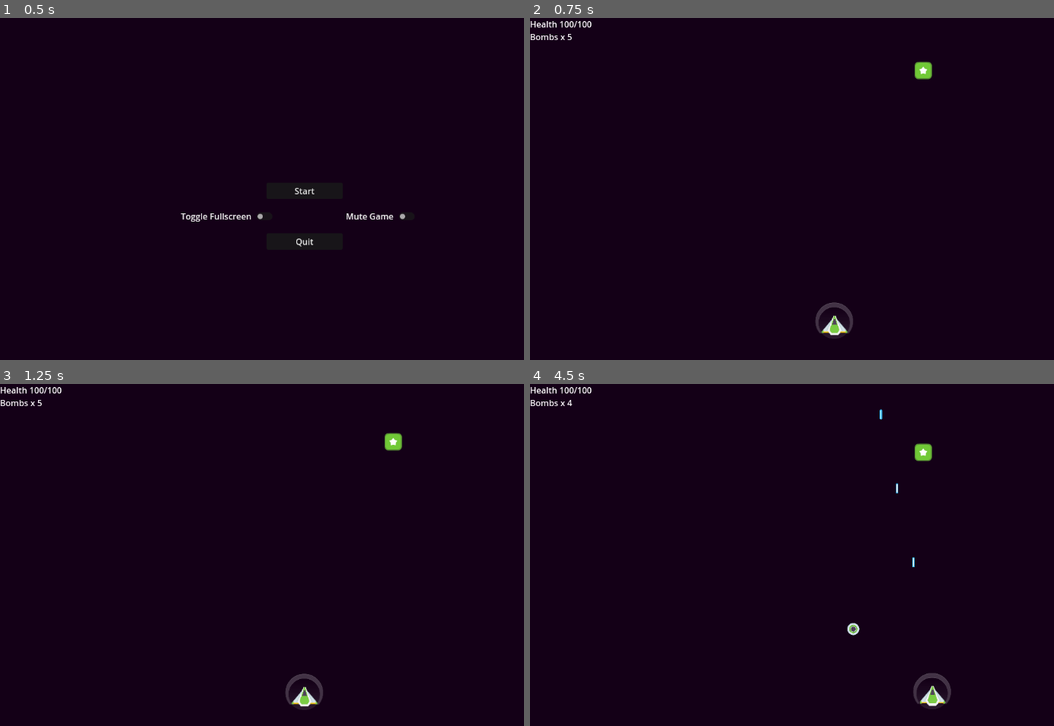
Above: before the commit, frames 1-4 (two rows, left to right).
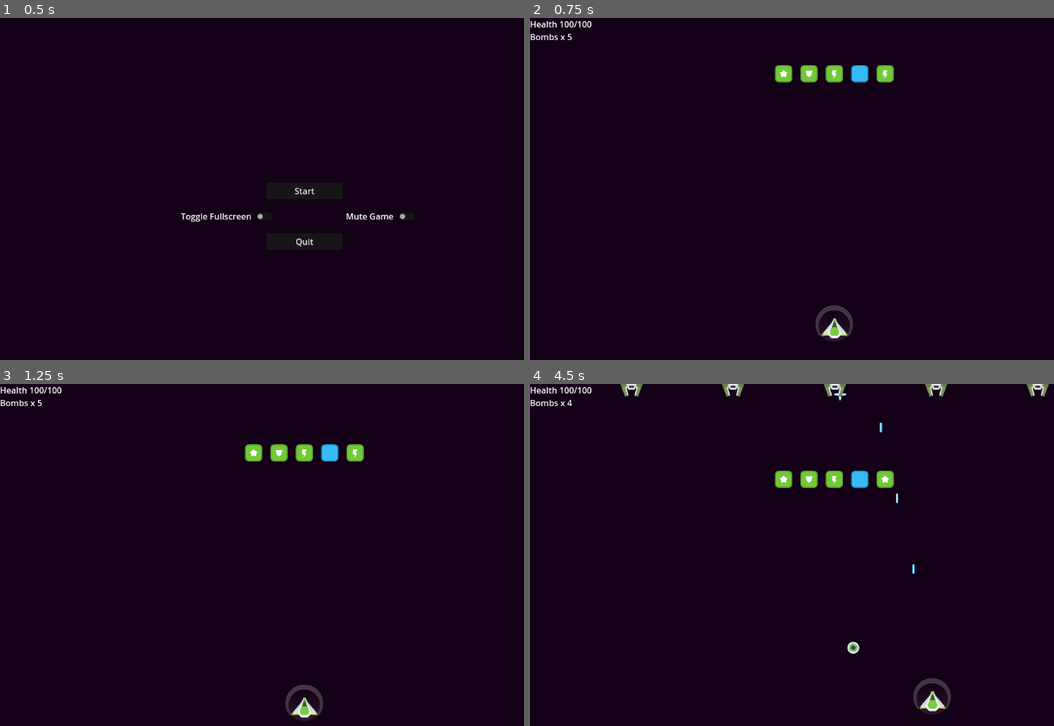
Above: after the commit, the same moments.

Repository: kezunetwitch/Discount-Destroyer
Game: Godot game, scene res://game.tscn
The game is run twice, just before and just after one commit, with the same random seed, the same clock (stepped at 60 frames per second) and the same inputs. Sound files missing from this copy of the repository are replaced by a short silence.
Inputs:
- Up to frame 1 (0.5 s): no input
- Up to frame 2 (0.75 s): click "Start" at 0.5 s
- Up to frame 3 (1.25 s): no input
- Up to frame 4 (4.5 s): hold Right (move_right) 1.28-2.03 s; hold Z (bomb) 1.28-2.03 s; tap 1 (shake) at 1.55, 2.1 s; hold Down (move_down) 2.03-2.75 s; tap Space (shoot) at 2.3 s; click "Start" at 2.75 s; hold Right (move_right) 3.53-4.28 s; hold Space (shoot) 3.53-4.28 s; tap Z (bomb) at 3.8, 4.35 s; hold Up (move_up) from 4.28 s (still down)

Frame 1 is identical in both runs. In frame 2, 1.3% of the frame differs, in the area x 46-77%, y 12-94%; in frame 3, 1.6%; in frame 4, 2.2%, in the area x 17-99%, y 0-96%.

Commit message:
Patches
Fixed Powerup Bugs (sometimes they don't work - this is intended)
Changed Camera Speed
Adjusted Durable Enemy
Made Level 1 less dense to adjust to camera speed
Fixed Level Completer

Diff:
--- a/camera.gd
+++ b/camera.gd
@@ -16,7 +16,7 @@
 
 # Called every frame. 'delta' is the elapsed time since the previous frame.
 func _process(delta: float) -> void:
-	position.y -= 20 * delta
+	position.y -= 50 * delta
 
 	if shake_strength > 0:
 		shake_strength = lerpf(shake_strength, 0, shakeFade * delta)
--- a/enemies/basic_enemy.gd
+++ b/enemies/basic_enemy.gd
@@ -9,7 +9,7 @@
 var on_screen : bool
 var can_shoot : bool
 
-var powerup_rate : int = 1
+var powerup_rate : int = 10
 
 @onready var enemy_bullet : PackedScene = preload("res://player/weapons/bullet.tscn")
 @onready var bullet_storage : Node = get_parent().get_parent().get_node("Bullets")
@@ -78,27 +78,26 @@
 func _on_pop_finished() -> void:
 	queue_free()
 
-
 func make_powerup(pos) -> void:
 	if randi_range(1, powerup_rate) == 1:
 		var p = powerup_instance.instantiate()
 		powerup_storage.add_child(p)
 		p.global_position = pos
+		p.select = randi_range(1,4)
 
 func die() -> void:
-
-	die_sound.play()
-	can_shoot = false
-	shoot_timer.stop()
-	sprite.visible = false
-	await get_tree().create_timer(.01).timeout
-	position.x = -100
-
-
+	if on_screen:
+		die_sound.play()
+		can_shoot = false
+		shoot_timer.stop()
+		sprite.visible = false
+		await get_tree().create_timer(.01).timeout
+		position.x = -100
 
 func shoot_bullet() -> void:
-	var b = enemy_bullet.instantiate()
-	bullet_storage.add_child(b)
-	b.global_position = muzzle.global_position
-	b.bullet_origin = "enemy"
-	b.sprite.play("enemy")
+	if on_screen == true:
+		var b = enemy_bullet.instantiate()
+		bullet_storage.add_child(b)
+		b.global_position = muzzle.global_position
+		b.bullet_origin = "enemy"
+		b.sprite.play("enemy")
--- a/enemies/durable_enemy.gd
+++ b/enemies/durable_enemy.gd
@@ -2,10 +2,10 @@
 
 
 func _ready() -> void:
-	speed  = 20
+	speed  = 10
 
 	health  = 200
-
+	powerup_rate = 3
 	enemy_bullet = preload("res://player/weapons/bullet.tscn")
 
 func _process(delta: float) -> void:
--- a/enemies/durable_enemy.tscn
+++ b/enemies/durable_enemy.tscn
@@ -17,8 +17,6 @@
 
 [node name="DurableEnemy" instance=ExtResource("1_a5mog")]
 script = ExtResource("2_146gx")
-random_strength = 10.0
-shakeFade = 5.0
 
 [node name="AnimatedSprite2D" parent="." index="0"]
 sprite_frames = SubResource("SpriteFrames_hsjsd")
--- a/enemies/wavy_enemy.gd
+++ b/enemies/wavy_enemy.gd
@@ -9,7 +9,7 @@
 
 func _ready() -> void:
 	speed  = 20
-
+	powerup_rate = 5
 	health  = 30
 
 func _physics_process(delta: float) -> void:
--- a/levels/level1.tscn
+++ b/levels/level1.tscn
@@ -34,6 +34,87 @@
 
 [node name="Enemies" type="Node2D" parent="."]
 
+[node name="BasicEnemy23" parent="Enemies" instance=ExtResource("3_wl60a")]
+position = Vector2(192, -540)
+
+[node name="BasicEnemy24" parent="Enemies" instance=ExtResource("3_wl60a")]
+position = Vector2(384, -540)
+
+[node name="BasicEnemy48" parent="Enemies" instance=ExtResource("3_wl60a")]
+position = Vector2(672, -372)
+
+[node name="BasicEnemy49" parent="Enemies" instance=ExtResource("3_wl60a")]
+position = Vector2(480, -372)
+
+[node name="BasicEnemy50" parent="Enemies" instance=ExtResource("3_wl60a")]
+position = Vector2(384, -420)
+
+[node name="BasicEnemy51" parent="Enemies" instance=ExtResource("3_wl60a")]
+position = Vector2(576, -420)
+
+[node name="BasicEnemy52" parent="Enemies" instance=ExtResource("3_wl60a")]
+position = Vector2(768, -420)
+
+[node name="BasicEnemy25" parent="Enemies" instance=ExtResource("3_wl60a")]
+position = Vector2(576, -540)
+
+[node name="BasicEnemy26" parent="Enemies" instance=ExtResource("3_wl60a")]
+position = Vector2(768, -540)
+
+[node name="BasicEnemy27" parent="Enemies" instance=ExtResource("3_wl60a")]
+position = Vector2(960, -540)
+
+[node name="BasicEnemy28" parent="Enemies" instance=ExtResource("3_wl60a")]
+position = Vector2(1056, -564)
+
+[node name="BasicEnemy29" parent="Enemies" instance=ExtResource("3_wl60a")]
+position = Vector2(864, -564)
+
+[node name="BasicEnemy30" parent="Enemies" instance=ExtResource("3_wl60a")]
+position = Vector2(672, -564)
+
+[node name="BasicEnemy31" parent="Enemies" instance=ExtResource("3_wl60a")]
+position = Vector2(480, -564)
+
+[node name="BasicEnemy32" parent="Enemies" instance=ExtResource("3_wl60a")]
+position = Vector2(288, -564)
+
+[node name="BasicEnemy33" parent="Enemies" instance=ExtResource("3_wl60a")]
+position = Vector2(96, -564)
+
+[node name="BasicEnemy34" parent="Enemies" instance=ExtResource("3_wl60a")]
+position = Vector2(192, -612)
+
+[node name="BasicEnemy35" parent="Enemies" instance=ExtResource("3_wl60a")]
+position = Vector2(384, -612)
+
+[node name="BasicEnemy36" parent="Enemies" instance=ExtResource("3_wl60a")]
+position = Vector2(576, -612)
+
+[node name="BasicEnemy37" parent="Enemies" instance=ExtResource("3_wl60a")]
+position = Vector2(768, -612)
+
+[node name="BasicEnemy38" parent="Enemies" instance=ExtResource("3_wl60a")]
+position = Vector2(960, -612)
+
+[node name="BasicEnemy39" parent="Enemies" instance=ExtResource("3_wl60a")]
+position = Vector2(1056, -636)
+
+[node name="BasicEnemy40" parent="Enemies" instance=ExtResource("3_wl60a")]
+position = Vector2(864, -636)
+
+[node name="BasicEnemy41" parent="Enemies" instance=ExtResource("3_wl60a")]
+position = Vector2(672, -636)
+
+[node name="BasicEnemy42" parent="Enemies" instance=ExtResource("3_wl60a")]
+position = Vector2(480, -636)
+
+[node name="BasicEnemy43" parent="Enemies" instance=ExtResource("3_wl60a")]
+position = Vector2(288, -636)
+
+[node name="BasicEnemy44" parent="Enemies" instance=ExtResource("3_wl60a")]
+position = Vector2(96, -636)
+
 [node name="BasicEnemy" parent="Enemies" instance=ExtResource("3_wl60a")]
 position = Vector2(192, -96)
 
@@ -49,39 +130,6 @@
 [node name="BasicEnemy5" parent="Enemies" instance=ExtResource("3_wl60a")]
 position = Vector2(960, -96)
 
-[node name="BasicEnemy6" parent="Enemies" instance=ExtResource("3_wl60a")]
-position = Vector2(1056, -120)
-
-[node name="BasicEnemy7" parent="Enemies" instance=ExtResource("3_wl60a")]
-position = Vector2(864, -120)
-
-[node name="BasicEnemy8" parent="Enemies" instance=ExtResource("3_wl60a")]
-position = Vector2(672, -120)
-
-[node name="BasicEnemy9" parent="Enemies" instance=ExtResource("3_wl60a")]
-position = Vector2(480, -120)
-
-[node name="BasicEnemy10" parent="Enemies" instance=ExtResource("3_wl60a")]
-position = Vector2(288, -120)
-
-[node name="BasicEnemy11" parent="Enemies" instance=ExtResource("3_wl60a")]
-position = Vector2(96, -120)
-
-[node name="BasicEnemy12" parent="Enemies" instance=ExtResource("3_wl60a")]
-position = Vector2(192, -168)
-
-[node name="BasicEnemy13" parent="Enemies" instance=ExtResource("3_wl60a")]
-position = Vector2(384, -168)
-
-[node name="BasicEnemy14" parent="Enemies" instance=ExtResource("3_wl60a")]
-position = Vector2(576, -168)
-
-[node name="BasicEnemy15" parent="Enemies" instance=ExtResource("3_wl60a")]
-position = Vector2(768, -168)
-
-[node name="BasicEnemy16" parent="Enemies" instance=ExtResource("3_wl60a")]
-position = Vector2(960, -168)
-
 [node name="BasicEnemy17" parent="Enemies" instance=ExtResource("3_wl60a")]
 position = Vector2(1056, -192)
 
@@ -100,54 +148,162 @@
 [node name="BasicEnemy22" parent="Enemies" instance=ExtResource("3_wl60a")]
 position = Vector2(96, -192)
 
+[node name="DurableEnemy26" parent="Enemies" instance=ExtResource("6_pj08k")]
+position = Vector2(48, -768)
+
+[node name="DurableEnemy27" parent="Enemies" instance=ExtResource("6_pj08k")]
+position = Vector2(144, -768)
+
+[node name="DurableEnemy28" parent="Enemies" instance=ExtResource("6_pj08k")]
+position = Vector2(240, -768)
+
+[node name="DurableEnemy29" parent="Enemies" instance=ExtResource("6_pj08k")]
+position = Vector2(336, -768)
+
 [node name="DurableEnemy" parent="Enemies" instance=ExtResource("6_pj08k")]
 position = Vector2(480, -264)
 
+[node name="DurableEnemy19" parent="Enemies" instance=ExtResource("6_pj08k")]
+position = Vector2(432, -768)
+
+[node name="DurableEnemy20" parent="Enemies" instance=ExtResource("6_pj08k")]
+position = Vector2(528, -768)
+
+[node name="DurableEnemy21" parent="Enemies" instance=ExtResource("6_pj08k")]
+position = Vector2(624, -768)
+
+[node name="DurableEnemy22" parent="Enemies" instance=ExtResource("6_pj08k")]
+position = Vector2(720, -768)
+
+[node name="DurableEnemy11" parent="Enemies" instance=ExtResource("6_pj08k")]
+position = Vector2(816, -768)
+
+[node name="DurableEnemy12" parent="Enemies" instance=ExtResource("6_pj08k")]
+position = Vector2(912, -768)
+
+[node name="DurableEnemy13" parent="Enemies" instance=ExtResource("6_pj08k")]
+position = Vector2(1008, -768)
+
+[node name="DurableEnemy14" parent="Enemies" instance=ExtResource("6_pj08k")]
+position = Vector2(1104, -768)
+
 [node name="DurableEnemy2" parent="Enemies" instance=ExtResource("6_pj08k")]
 position = Vector2(576, -264)
 
 [node name="DurableEnemy3" parent="Enemies" instance=ExtResource("6_pj08k")]
 position = Vector2(672, -264)
 
-[node name="DurableEnemy4" parent="Enemies" instance=ExtResource("6_pj08k")]
-position = Vector2(432, -288)
-
-[node name="DurableEnemy5" parent="Enemies" instance=ExtResource("6_pj08k")]
-position = Vector2(528, -288)
-
-[node name="DurableEnemy6" parent="Enemies" instance=ExtResource("6_pj08k")]
-position = Vector2(624, -288)
-
-[node name="DurableEnemy7" parent="Enemies" instance=ExtResource("6_pj08k")]
-position = Vector2(720, -288)
-
 [node name="WavyEnemy" parent="Enemies" instance=ExtResource("5_rxmdr")]
-position = Vector2(888, -288)
+position = Vector2(1380, -456)
 
 [node name="WavyEnemy3" parent="Enemies" instance=ExtResource("5_rxmdr")]
-position = Vector2(888, -312)
+position = Vector2(1380, -468)
 
 [node name="WavyEnemy4" parent="Enemies" instance=ExtResource("5_rxmdr")]
-position = Vector2(888, -336)
+position = Vector2(1380, -480)
 
 [node name="WavyEnemy5" parent="Enemies" instance=ExtResource("5_rxmdr")]
-position = Vector2(888, -360)
+position = Vector2(1380, -492)
 
 [node name="WavyEnemy2" parent="Enemies" instance=ExtResource("5_rxmdr")]
-position = Vector2(264, -288)
+position = Vector2(-324, -456)
 bob_height = -250.0
 
 [node name="WavyEnemy6" parent="Enemies" instance=ExtResource("5_rxmdr")]
-position = Vector2(264, -312)
+position = Vector2(-324, -468)
 bob_height = -250.0
 
 [node name="WavyEnemy7" parent="Enemies" instance=ExtResource("5_rxmdr")]
-position = Vector2(264, -336)
+position = Vector2(-324, -480)
 bob_height = -250.0
 
 [node name="WavyEnemy8" parent="Enemies" instance=ExtResource("5_rxmdr")]
-position = Vector2(264, -360)
-bob_height = -250.0
+position = Vector2(-324, -492)
+bob_height = -250.0
+
+[node name="WavyEnemy9" parent="Enemies" instance=ExtResource("5_rxmdr")]
+position = Vector2(1380, -504)
+
+[node name="WavyEnemy10" parent="Enemies" instance=ExtResource("5_rxmdr")]
+position = Vector2(1380, -516)
+
+[node name="WavyEnemy11" parent="Enemies" instance=ExtResource("5_rxmdr")]
+position = Vector2(1380, -528)
+
+[node name="WavyEnemy12" parent="Enemies" instance=ExtResource("5_rxmdr")]
+position = Vector2(1380, -540)
+
+[node name="WavyEnemy13" parent="Enemies" instance=ExtResource("5_rxmdr")]
+position = Vector2(-324, -504)
+bob_height = -250.0
+
+[node name="WavyEnemy14" parent="Enemies" instance=ExtResource("5_rxmdr")]
+position = Vector2(-324, -516)
+bob_height = -250.0
+
+[node name="WavyEnemy15" parent="Enemies" instance=ExtResource("5_rxmdr")]
+position = Vector2(-324, -528)
+bob_height = -250.0
+
+[node name="WavyEnemy16" parent="Enemies" instance=ExtResource("5_rxmdr")]
+position = Vector2(-324, -540)
+bob_height = -250.0
+
+[node name="WavyEnemy17" parent="Enemies" instance=ExtResource("5_rxmdr")]
+position = Vector2(-324, -552)
+bob_height = -250.0
+
+[node name="WavyEnemy18" parent="Enemies" instance=ExtResource("5_rxmdr")]
+position = Vector2(-324, -564)
+bob_height = -250.0
+
+[node name="WavyEnemy19" parent="Enemies" instance=ExtResource("5_rxmdr")]
+position = Vector2(-324, -576)
+bob_height = -250.0
+
+[node name="WavyEnemy20" parent="Enemies" instance=ExtResource("5_rxmdr")]
+position = Vector2(-324, -588)
+bob_height = -250.0
+
+[node name="WavyEnemy21" parent="Enemies" instance=ExtResource("5_rxmdr")]
+position = Vector2(-324, -600)
+bob_height = -250.0
+
+[node name="WavyEnemy22" parent="Enemies" instance=ExtResource("5_rxmdr")]
+position = Vector2(-324, -612)
+bob_height = -250.0
+
+[node name="WavyEnemy23" parent="Enemies" instance=ExtResource("5_rxmdr")]
+position = Vector2(-324, -624)
+bob_height = -250.0
+
+[node name="WavyEnemy24" parent="Enemies" instance=ExtResource("5_rxmdr")]
+position = Vector2(-324, -636)
+bob_height = -250.0
+
+[node name="WavyEnemy25" parent="Enemies" instance=ExtResource("5_rxmdr")]
+position = Vector2(1380, -552)
+
+[node name="WavyEnemy26" parent="Enemies" instance=ExtResource("5_rxmdr")]
+position = Vector2(1380, -564)
+
+[node name="WavyEnemy27" parent="Enemies" instance=ExtResource("5_rxmdr")]
+position = Vector2(1380, -576)
+
+[node name="WavyEnemy28" parent="Enemies" instance=ExtResource("5_rxmdr")]
+position = Vector2(1380, -588)
+
+[node name="WavyEnemy29" parent="Enemies" instance=ExtResource("5_rxmdr")]
+position = Vector2(1380, -600)
+
+[node name="WavyEnemy30" parent="Enemies" instance=ExtResource("5_rxmdr")]
+position = Vector2(1380, -612)
+
+[node name="WavyEnemy31" parent="Enemies" instance=ExtResource("5_rxmdr")]
+position = Vector2(1380, -624)
+
+[node name="WavyEnemy32" parent="Enemies" instance=ExtResource("5_rxmdr")]
+position = Vector2(1380, -636)
 
 [node name="GUI" type="CanvasLayer" parent="."]
 script = ExtResource("4_dmmk7")
@@ -173,17 +329,41 @@
 [font_size=38][i]Keep Firing to Clear It![/i][/font_size][/center]"
 
 [node name="level_completer" type="Area2D" parent="."]
+position = Vector2(588, -996)
+scale = Vector2(72.8, 1)
+collision_mask = 7
 script = ExtResource("5_piona")
 scene_path = "res://levels/level2.tscn"
 
 [node name="CollisionShape2D" type="CollisionShape2D" parent="level_completer"]
+position = Vector2(-0.164835, 1188)
 shape = SubResource("RectangleShape2D_c1tjk")
 
 [node name="Menus" parent="." instance=ExtResource("6_bm3nt")]
 
 [node name="Powerups" type="Node2D" parent="."]
 
-[node name="powerupBase" parent="Powerups" instance=ExtResource("5_enj30")]
-position = Vector2(744, 96)
+[node name="powerupBase8" parent="Powerups" instance=ExtResource("5_enj30")]
+position = Vector2(480, 96)
+preset = true
+select = 1
+
+[node name="powerupBase7" parent="Powerups" instance=ExtResource("5_enj30")]
+position = Vector2(672, 96)
+
+[node name="powerupBase6" parent="Powerups" instance=ExtResource("5_enj30")]
+position = Vector2(624, 96)
+preset = true
+
+[node name="powerupBase5" parent="Powerups" instance=ExtResource("5_enj30")]
+position = Vector2(528, 96)
+preset = true
+select = 2
+
+[node name="powerupBase4" parent="Powerups" instance=ExtResource("5_enj30")]
+position = Vector2(576, 96)
+preset = true
+select = 3
 
 [connection signal="area_entered" from="Camera2D/enemyeraser" to="Camera2D" method="_on_enemyeraser_area_entered"]
+[connection signal="body_entered" from="level_completer" to="level_completer" method="_on_body_entered"]
--- a/levels/level_completer.gd
+++ b/levels/level_completer.gd
@@ -16,6 +16,6 @@
 		level_complete.emit(scene_path)
 
 #if the player enters this area, move on to the next level
-func _on_body_entered(body: Node) -> void:
+func _on_body_entered(body: Node2D) -> void:
 	if body is Player:
 		level_complete.emit(scene_path)
--- a/player/player.gd
+++ b/player/player.gd
@@ -54,18 +54,22 @@
 	b.sprite.play("player")
 	b.global_position = muzzle.global_position
 	if spread_shot:
-		b = bullet.instantiate()
-		bullet_storage.add_child(b)
-		b.bullet_origin = "player"
-		b.sprite.play("player")
-		b.global_position = muzzle.global_position
-		b.bullet_spread = "right"
-		b = bullet.instantiate()
-		bullet_storage.add_child(b)
-		b.bullet_origin = "player"
-		b.sprite.play("player")
-		b.global_position = muzzle.global_position
-		b.bullet_spread = "left"
+		var spread_jam = randi_range(1,3)
+		if spread_jam == 1:
+			pass
+		else:
+			b = bullet.instantiate()
+			bullet_storage.add_child(b)
+			b.bullet_origin = "player"
+			b.sprite.play("player")
+			b.global_position = muzzle.global_position
+			b.bullet_spread = "right"
+			b = bullet.instantiate()
+			bullet_storage.add_child(b)
+			b.bullet_origin = "player"
+			b.sprite.play("player")
+			b.global_position = muzzle.global_position
+			b.bullet_spread = "left"
 	can_shoot = false
 	var jammed = jam_checker()
 	if !jammed:
--- a/player/weapons/bomb.gd
+++ b/player/weapons/bomb.gd
@@ -49,3 +49,8 @@
 			print("no boom")
 	else:
 		pass
+
+
+func _on_regular_collider_area_entered(area: Area2D) -> void:
+	if area is Enemy and current_state == "fired":
+		change_state("boom")
--- a/player/weapons/bomb.tscn
+++ b/player/weapons/bomb.tscn
@@ -27,6 +27,8 @@
 }]
 
 [sub_resource type="RectangleShape2D" id="RectangleShape2D_o4tmi"]
+
+[sub_resource type="CircleShape2D" id="CircleShape2D_akquk"]
 
 [node name="Bomb" type="Area2D"]
 collision_mask = 7
@@ -59,5 +61,11 @@
 [node name="dud_state" type="Node" parent="States"]
 script = ExtResource("3_cvap7")
 
+[node name="RegularCollider" type="Area2D" parent="."]
+
+[node name="CollisionShape2D" type="CollisionShape2D" parent="RegularCollider"]
+shape = SubResource("CircleShape2D_akquk")
+
 [connection signal="area_entered" from="." to="." method="_on_area_entered"]
 [connection signal="timeout" from="Timer" to="." method="_on_timer_timeout"]
+[connection signal="area_entered" from="RegularCollider" to="." method="_on_regular_collider_area_entered"]
--- a/powerups/powerup_base.gd
+++ b/powerups/powerup_base.gd
@@ -1,11 +1,14 @@
 extends Area2D
 
 @onready var sprite : Node = $AnimatedSprite2D
-var select : int = randi_range(1,4)
+@export var preset : bool = false
+@export var select : int
+
 # Called when the node enters the scene tree for the first time.
 func _ready() -> void:
 	sprite.visible = true
-	select = randi_range(1,4)
+	if !preset:
+		select = randi_range(1,4)
 	set_powerup()
 
 # Called every frame. 'delta' is the elapsed time since the previous frame.
@@ -22,7 +25,7 @@
 	elif select == 3:
 		#health
 		sprite.play("energy")
-	elif select == 4:
+	else:
 		#spread
 		sprite.play("spread")
 
--- a/powerups/powerup_base.tscn
+++ b/powerups/powerup_base.tscn
@@ -47,6 +47,7 @@
 [node name="powerupBase" type="Area2D"]
 collision_mask = 7
 script = ExtResource("1_tdtgw")
+select = 4
 
 [node name="AnimatedSprite2D" type="AnimatedSprite2D" parent="."]
 sprite_frames = SubResource("SpriteFrames_0jyj6")
--- a/project.godot
+++ b/project.godot
@@ -10,7 +10,7 @@
 
 [application]
 
-config/name="Prototyping1 - Player Move and Shoot"
+config/name="Discount Destroyer"
 run/main_scene="res://game.tscn"
 config/features=PackedStringArray("4.3", "Forward Plus")
 config/icon="res://icon.svg"
Not shown: 1 places in player/weapons/bomb.tscn that only renumber resources
